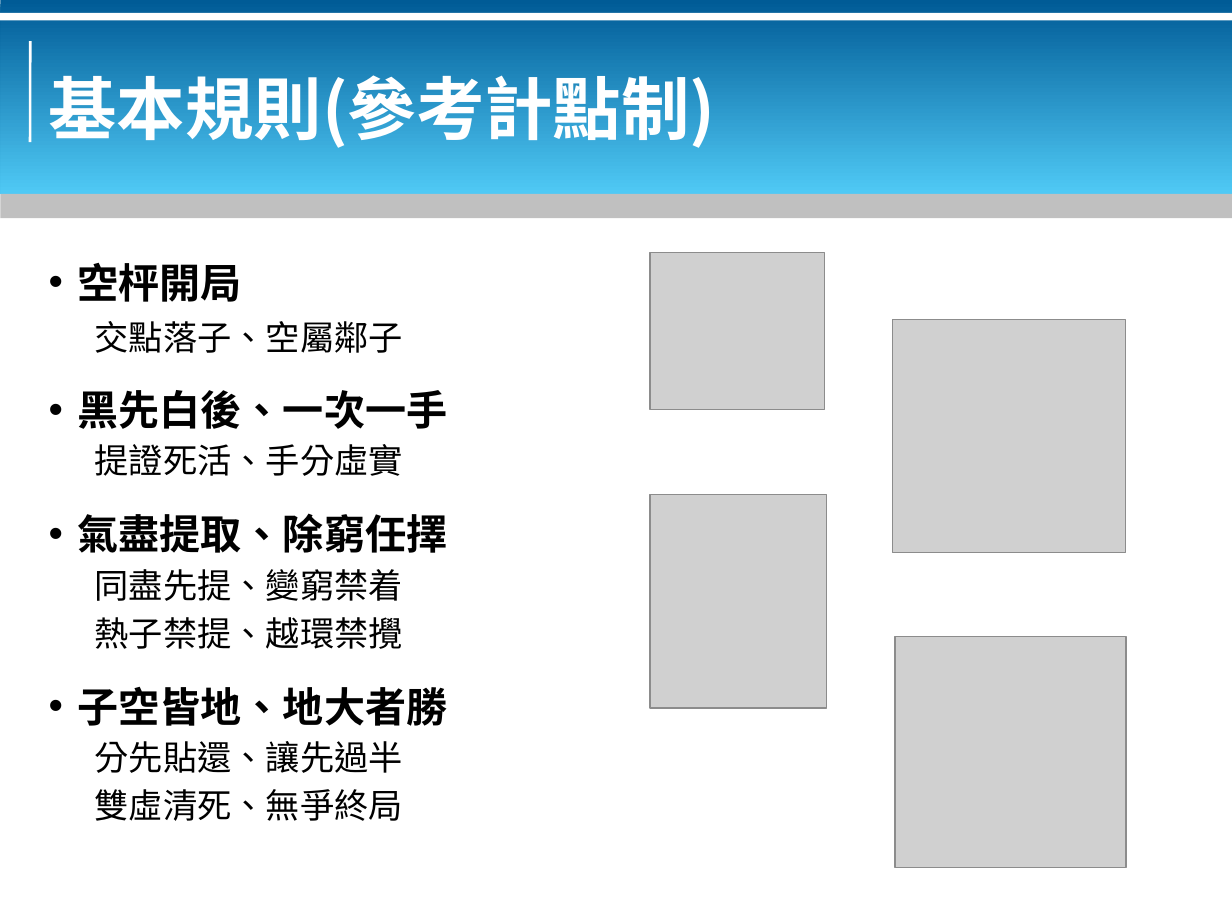
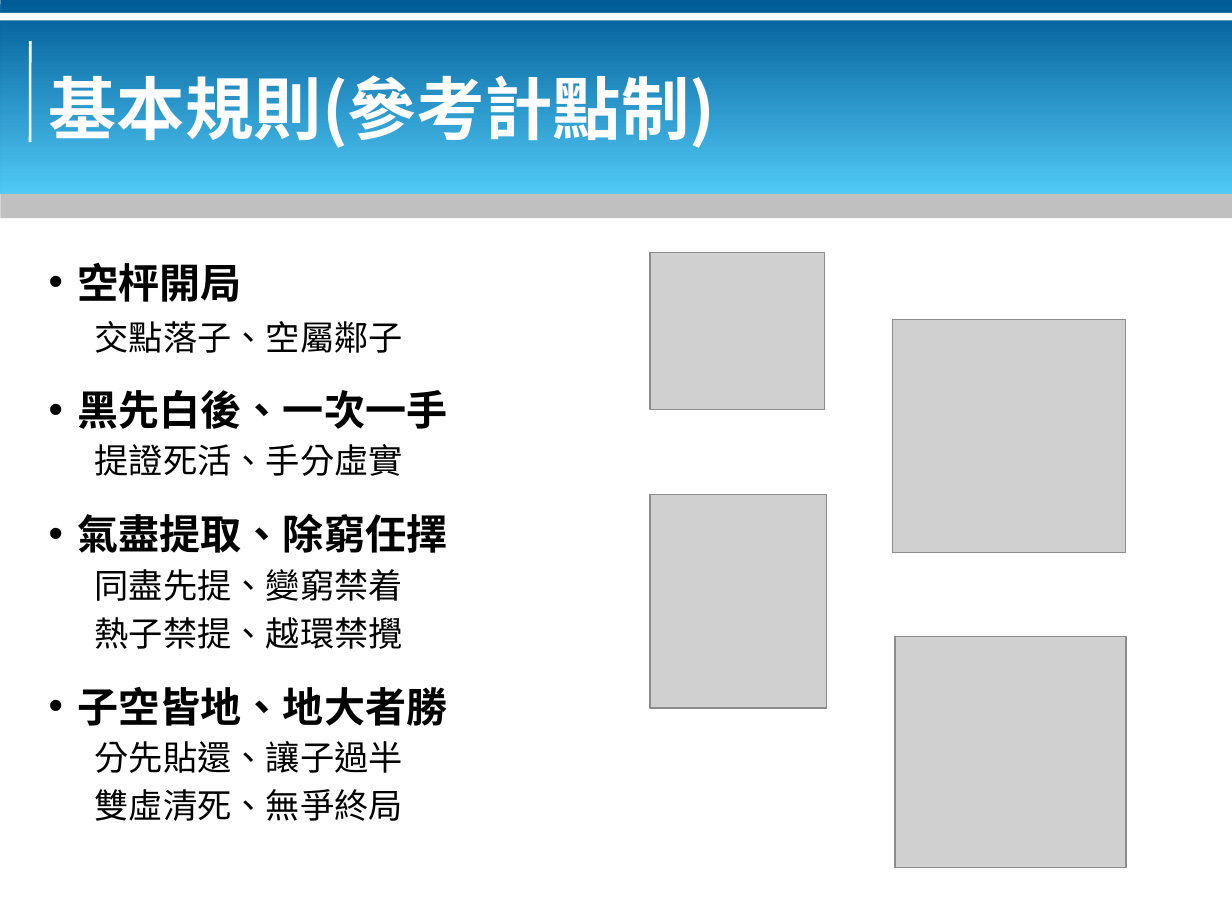
Before and after one commit to bluebat/.presentations, a slide deck: slide 4 of go-doorway.odp. Drawn at 1232x924 pixels with LibreOffice and Linux fonts; fonts in the diff are those of the drawing; grey boxes stand for pictures; background and template pictures are left out. Boxes give left, top, right and bottom in pixels: in the first picture for what was removed or moved away, otherwise in the second. Text is boxed around its words. In the diff, an @@ line names an element or a change of style, - is before the commit and + after.

```diff
--- a/go-doorway.odp
+++ b/go-doorway.odp
@@ text at (94, 741, 402, 773): text changed @@
-分先貼還、讓先過半
+分先貼還、讓子過半
```
Also in this commit, not shown: 1 other file.
